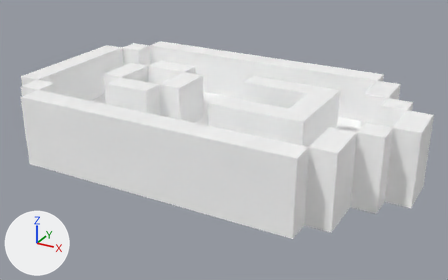
A saved change to the glTF model Slime_game/models/Level2.glb.
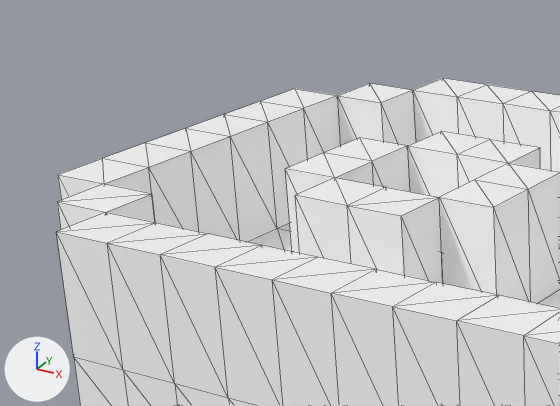
The first picture shows the older version from a 50 mm lens placed at (0.2057, -0.1676, 0.1146), pointed at (0.0875, 0.0474, 0.0071). The close-ups show both versions on the part from 0% to 45% of the width and 5% to 57% of the height of that picture. Every picture has the same lights, and +X, +Y and +Z are marked at lower left. The close-ups show mesh edges as thin lines. Where no turn or scale is listed for an object, it has been applied to the vertices. Vertices at the same position are counted once.
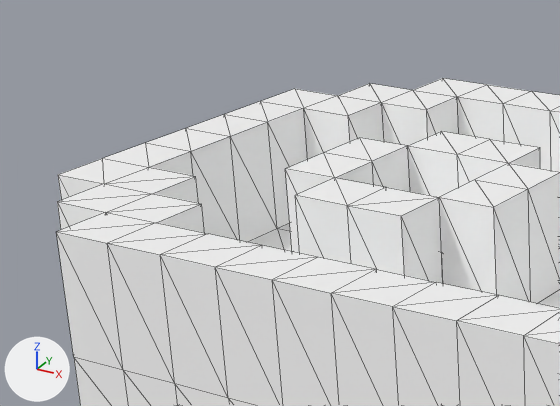
Pixel boxes (x1, y1, x2, y2) of what changed, in the close-ups (560 x 406 px):
```json
{"part": 1, "of": "me_cube", "change": "built on", "after": [105, 90, 459, 233]}
```

Edits to the scene script, one JSON object a line:
```json
{"block": "me_cube", "where": "# used by ob_cube; location = (0.0, 0.0, 0.0)"}
{"op": "remove", "block": "me_cube", "code": "me_cube.from_pydata(...)  # 499 vertices, 1022 faces; spans x 0.0..0.17, y 0.0..0.1, z 0.0..0.03"}
{"op": "add", "block": "me_cube", "code": "me_cube.from_pydata(...)  # 503 vertices, 1054 faces; spans x 0.0..0.17, y 0.0..0.1, z 0.0..0.03"}
{"block": "me_cube", "change": "me_cube part 1"}
{"block": "me_cube", "change": "8 faces are deleted"}
{"block": "me_cube", "change": "4 vertices are added at (0.02, 0.07, 0.03), (0.02, 0.03, 0.03), (0.03, 0.08, 0.03), (0.03, 0.02, 0.03)"}
{"block": "me_cube", "change": "40 new faces join them"}
```
